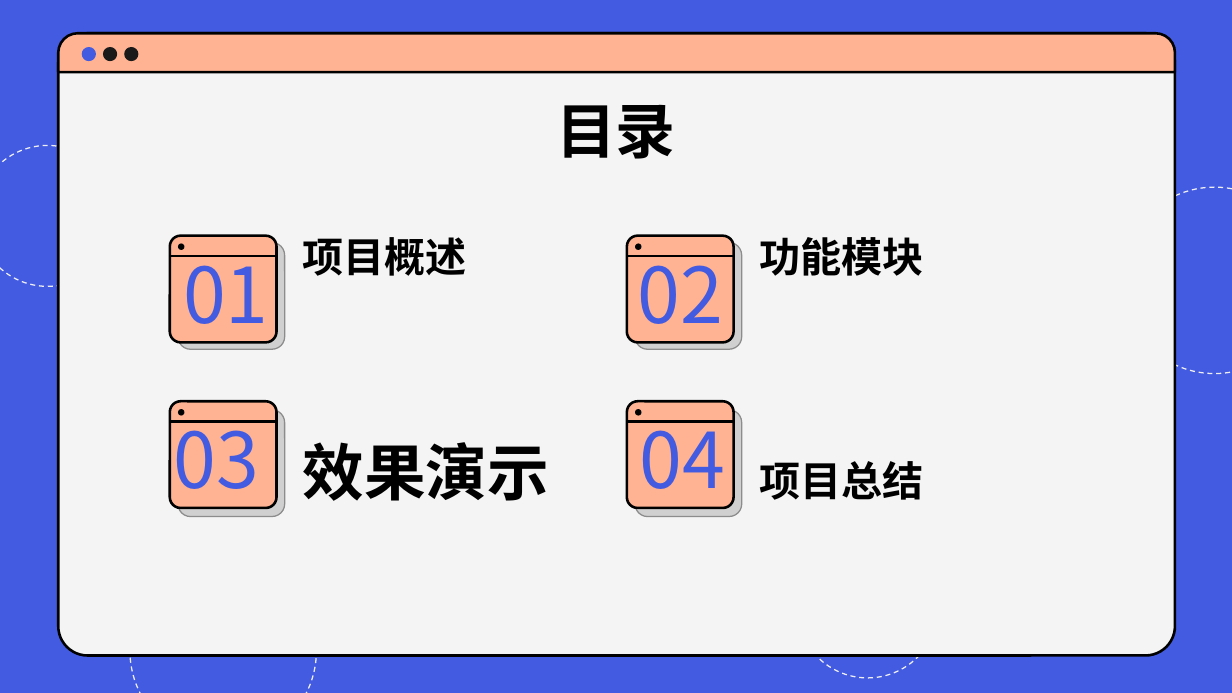
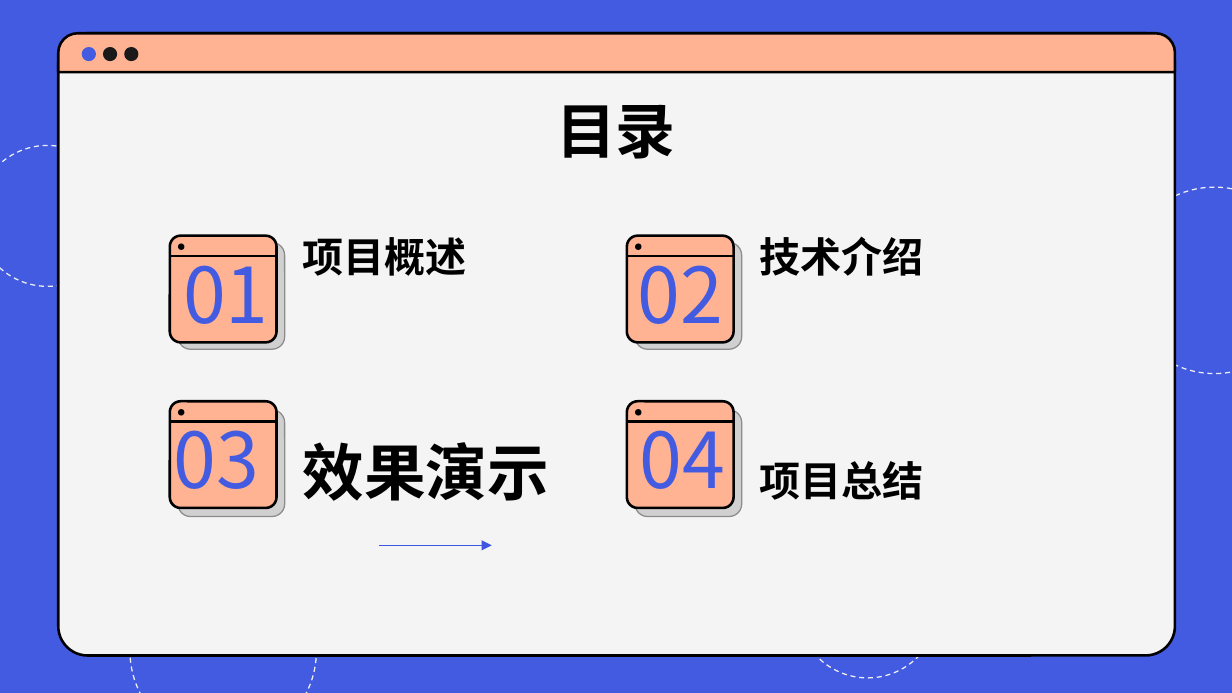
Before and after one commit to SPM-PSP/SPM26-10, a slide deck: slide 16 of 项目文档/项目答辩PPT.pptx (slide 26 before the commit). Drawn at 1232x693 pixels with LibreOffice and Linux fonts; fonts in the diff are those of the drawing; grey boxes stand for pictures; background and template pictures are left out. Boxes give left, top, right and bottom in pixels: in the first picture for what was removed or moved away, otherwise in the second. Text is boxed around its words. In the diff, an @@ line names an element or a change of style, - is before the commit and + after.

```diff
--- a/项目文档/项目答辩PPT.pptx
+++ b/项目文档/项目答辩PPT.pptx
@@ title at (x1=760, y1=236, x2=924, y2=276): text changed @@
-功能模块
+技术介绍
@@ arrow added from (379, 546) to (492, 546), #3E56E0 0.75 pt @@
```
Also in this commit, not shown: 7 other slides changed, 7 slides added.
